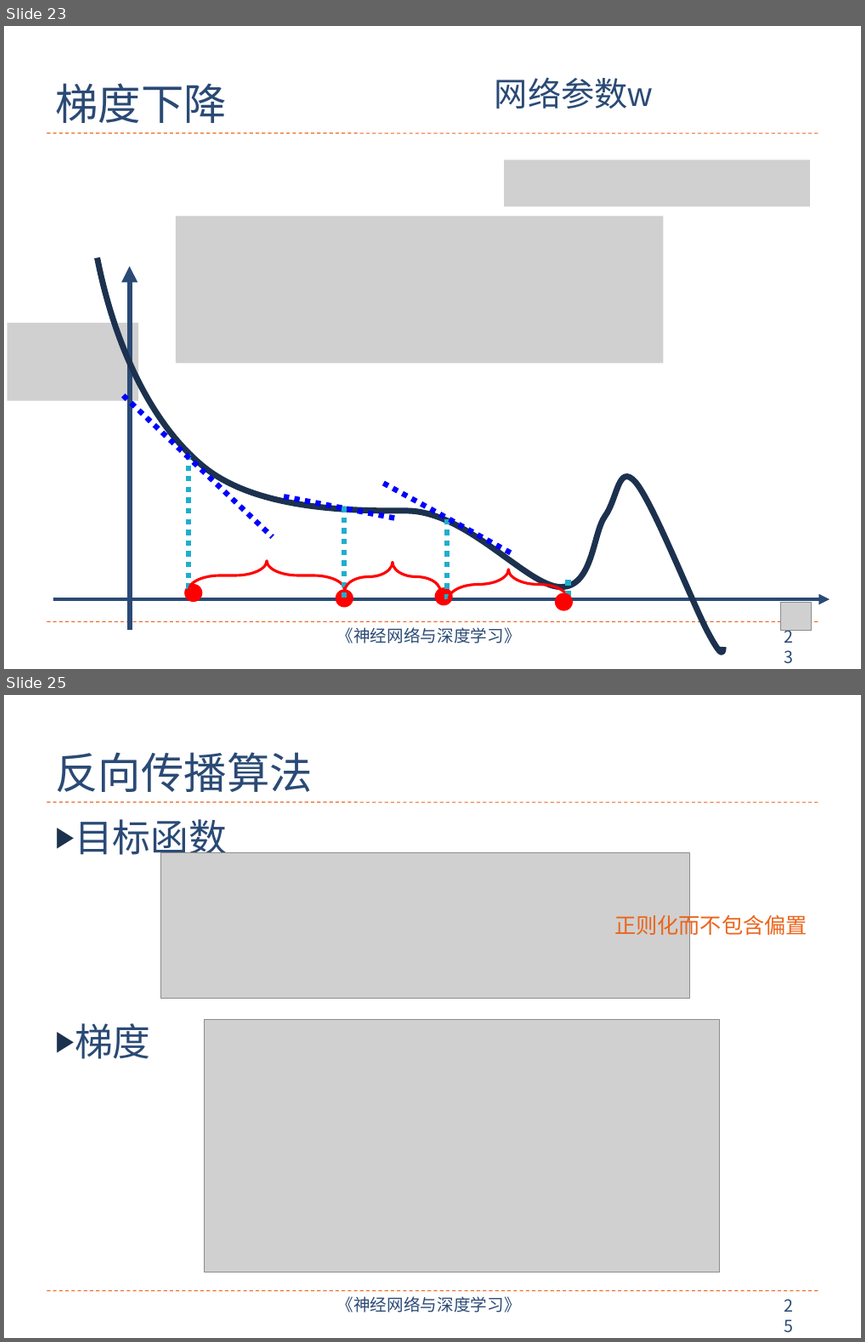
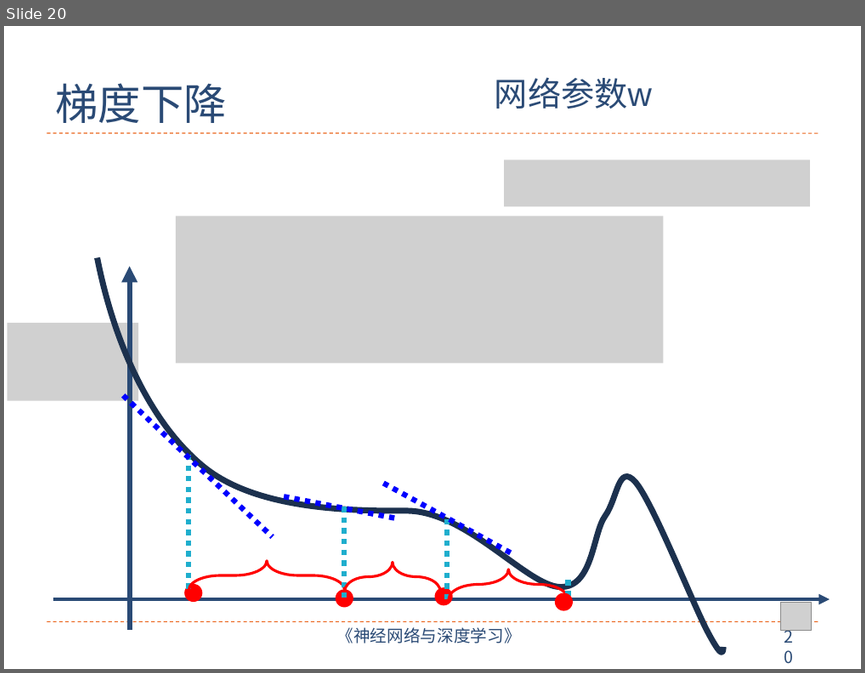
Before and after one commit to nndl/nndl.github.io, a slide deck: ppt/chap-前馈神经网络.pptx. Shown one above the other, each under a label of ours: slides 23 and 25 before the commit, slide 20 after it; the slides between them are not shown. The pictures are 865x1342 and 865x673 pixels, drawn with LibreOffice and Linux fonts; fonts in the diff are those of the drawing; grey boxes stand for pictures. Boxes give left, top, right and bottom in pixels: in the first picture for what was removed or moved away, otherwise in the second. Text is boxed around its words. In the diff, an @@ line names an element or a change of style, - is before the commit and + after.

```diff
--- a/ppt/chap-前馈神经网络.pptx
+++ b/ppt/chap-前馈神经网络.pptx
@@ slide 25 removed at bbox=[4, 695, 861, 1338], background #FFFFFF; not listed: 4 template elements that a slide beside it also shows @@
@@ title removed at bbox=[55, 752, 312, 792] @@
-反向传播算法
@@ text removed at bbox=[75, 819, 227, 1059] @@
-▶ 目标函数
-▶ 梯度
@@ picture removed at bbox=[160, 852, 689, 998] @@
@@ text removed at bbox=[614, 912, 807, 939] @@
-正则化而不包含偏置
@@ picture removed at bbox=[204, 1020, 719, 1272] @@
@@ what was slide 23 is now slide 20 @@
```
Also in this commit, not shown: 4 slides changed, 7 slides added, 10 other slides removed, 2 other files.
